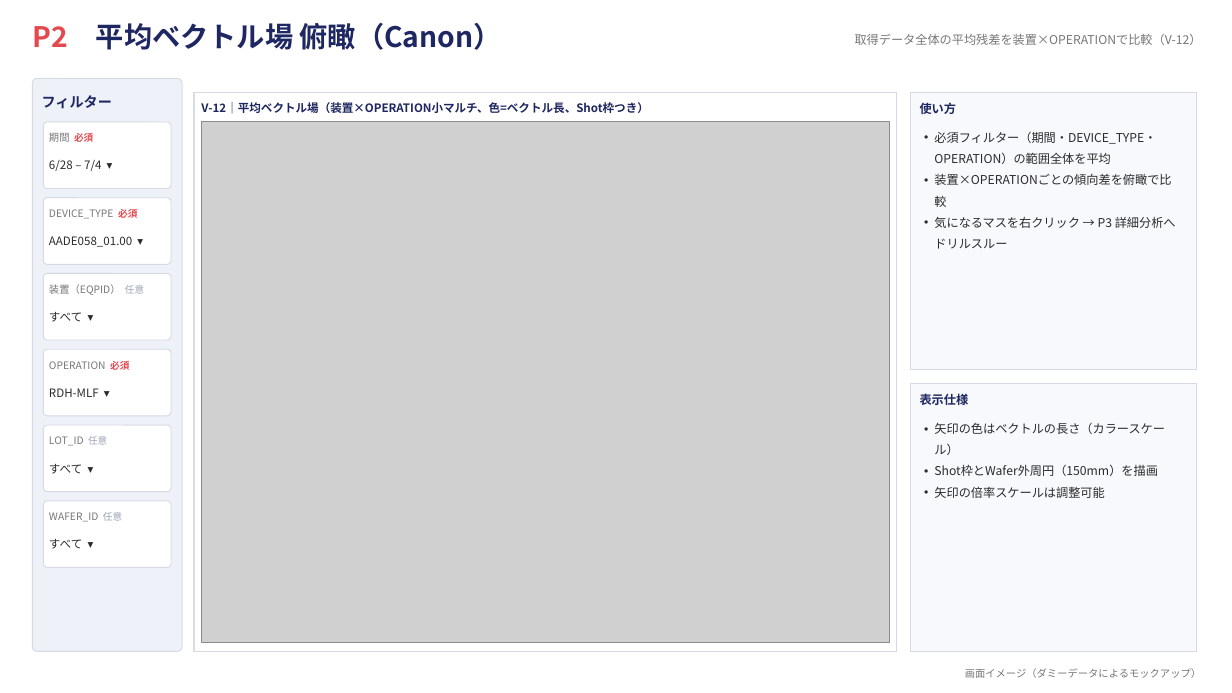
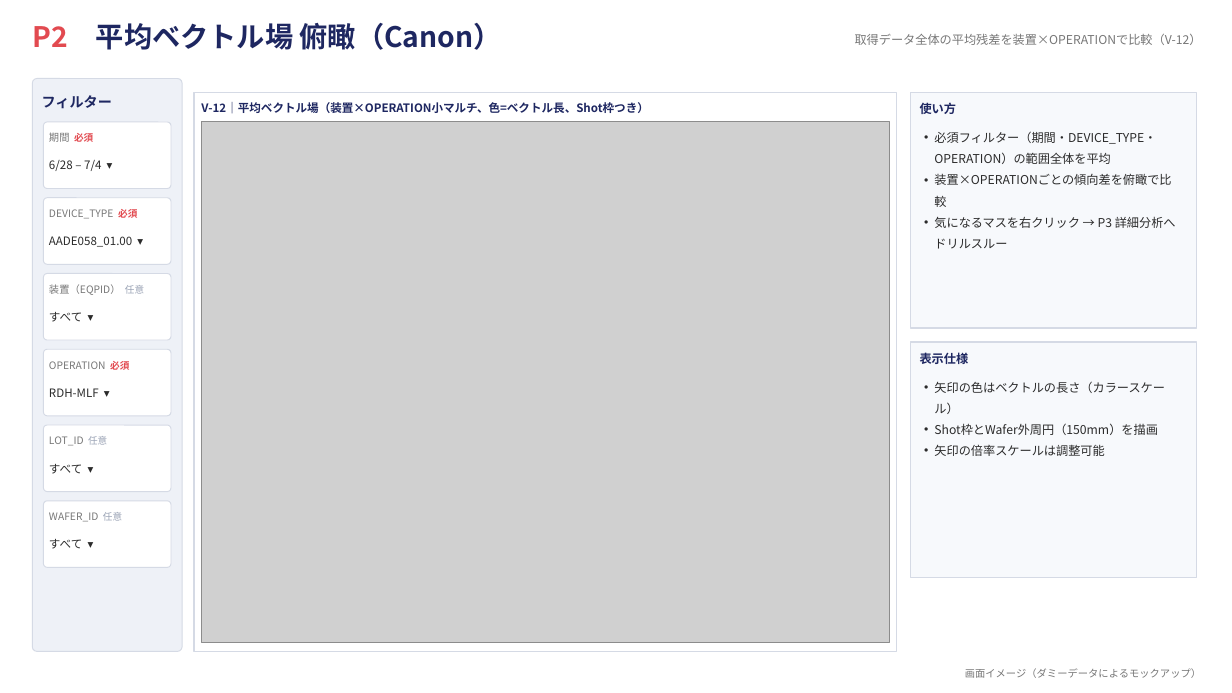
Before and after one commit to rsakamoto-0824/PowerBI_LithoBooster_DashBoard, a slide deck: slide 3 of dashboard_mockup.pptx. Drawn at 1232x693 pixels with LibreOffice and Linux fonts; fonts in the diff are those of the drawing; grey boxes stand for pictures. Boxes give left, top, right and bottom in pixels: in the first picture for what was removed or moved away, otherwise in the second. Text is boxed around its words. In the diff, an @@ line names an element or a change of style, - is before the commit and + after.

```diff
--- a/dashboard_mockup.pptx
+++ b/dashboard_mockup.pptx
@@ rectangle: place and size @@
-rectangle at bbox=[910, 92, 1197, 370]
+rectangle at bbox=[910, 92, 1197, 328]
@@ rectangle: place and size @@
-rectangle at bbox=[910, 384, 1197, 652]
+rectangle at bbox=[910, 342, 1197, 578]
@@ text "表示仕様": place and size @@
-text "表示仕様" at bbox=[920, 393, 969, 405]
+text "表示仕様" at bbox=[920, 352, 969, 364]
@@ text "矢印の色はベクトルの長さ（カラースケール）": place and size @@
-text "矢印の色はベクトルの長さ（カラースケール）" at bbox=[934, 422, 1165, 498]
+text "矢印の色はベクトルの長さ（カラースケール）" at bbox=[934, 381, 1165, 456]
```
Also in this commit, not shown: 5 other slides changed, 4 other files.
